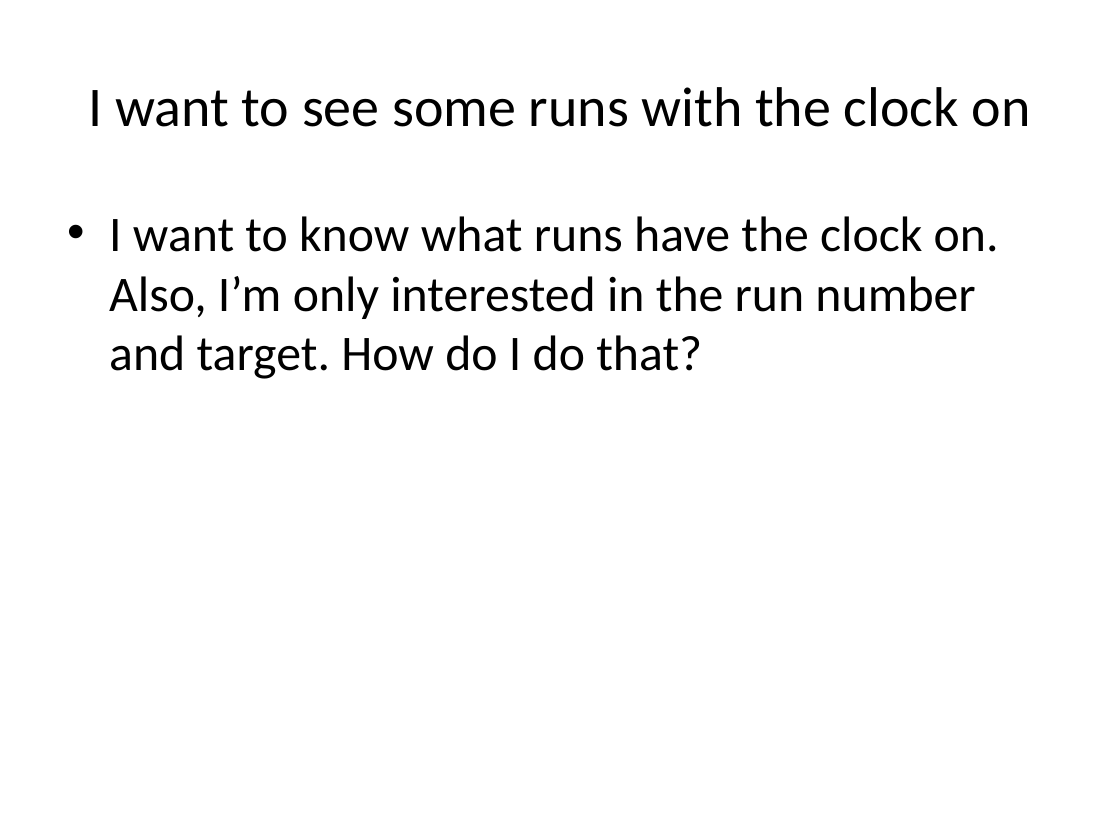
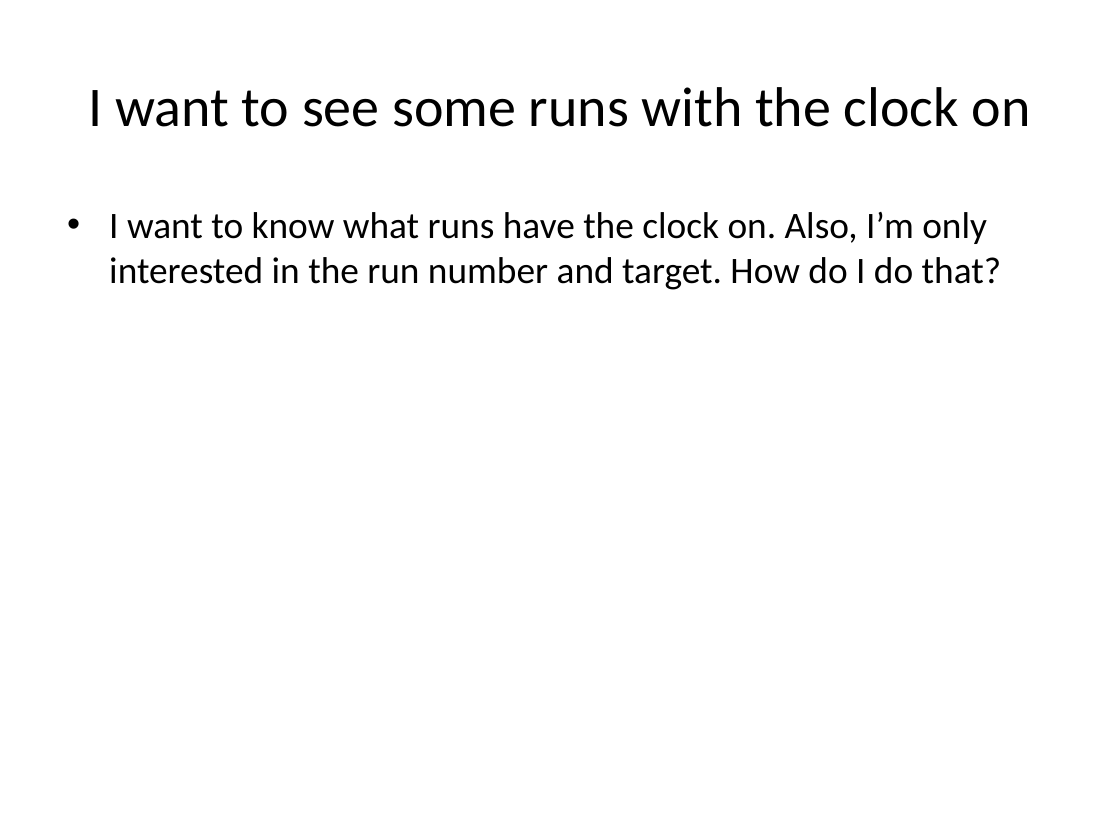
Before and after one commit to TJHague/Tritium-SQL-runlist, a slide deck: slide 7 of docs/Tritium MySQL Database How To.pptx. Drawn at 1120x840 pixels with LibreOffice and Linux fonts; fonts in the diff are those of the drawing. Boxes give left, top, right and bottom in pixels: in the first picture for what was removed or moved away, otherwise in the second. Text is boxed around its words. In the diff, an @@ line names an element or a change of style, - is before the commit and + after.

```diff
--- a/docs/Tritium MySQL Database How To.pptx
+++ b/docs/Tritium MySQL Database How To.pptx
@@ text "I want to know what ..." at (x1=109, y1=212, x2=1001, y2=290): size 32 to 24 pt; less space between paragraphs @@
```
Also in this commit, not shown: 8 other slides changed.
